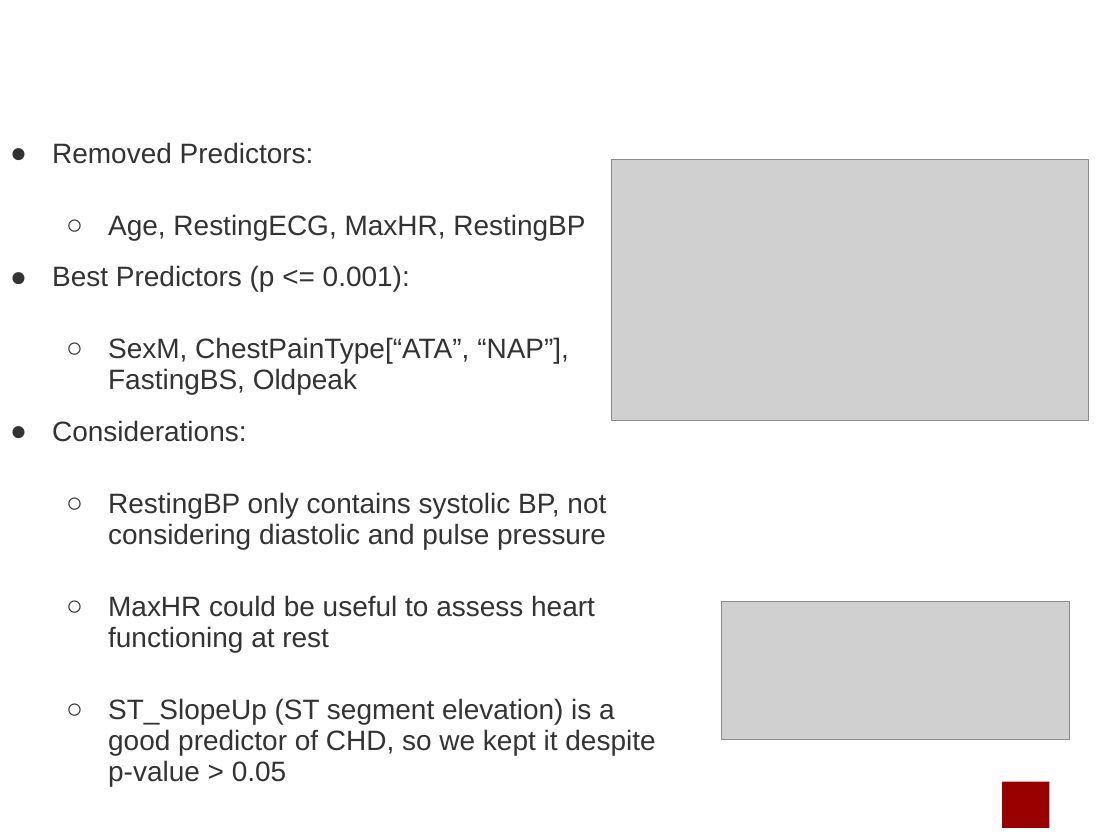
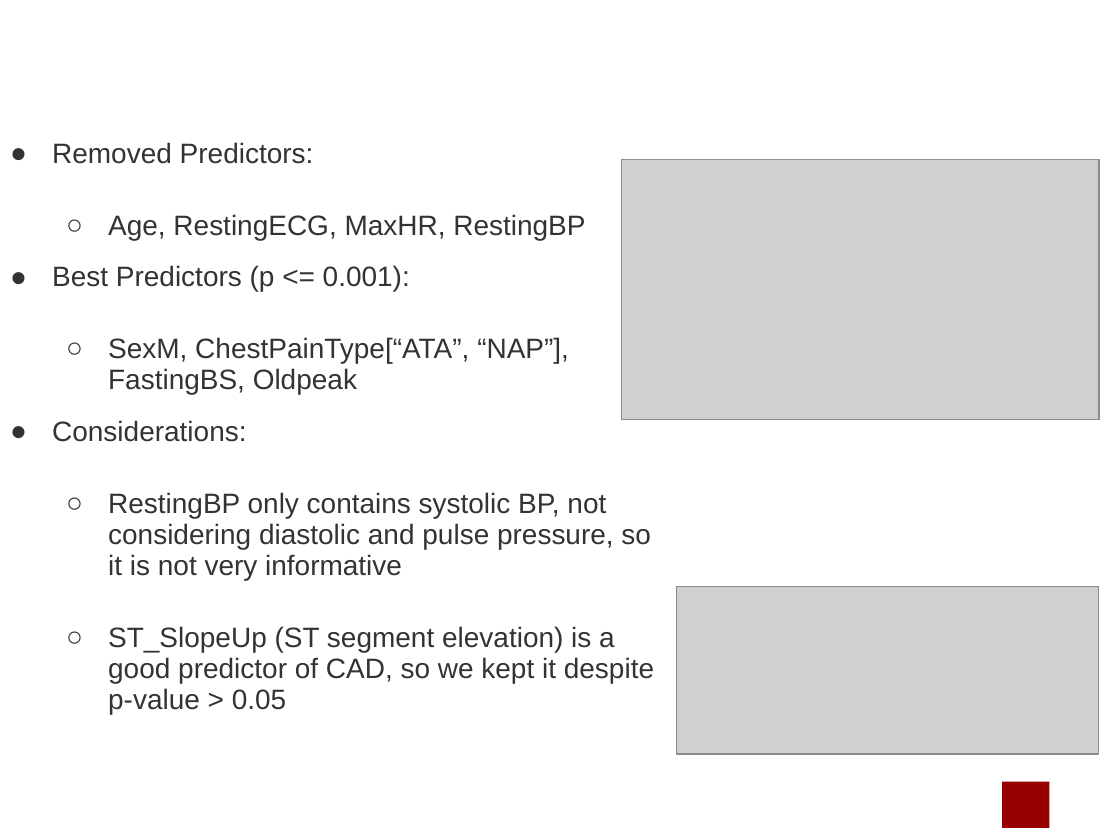
Before and after one commit to marcouderzo/CoronaryHeartDisease-Prediction, a slide deck: slide 11 of slides.pptx. Drawn at 1120x840 pixels with LibreOffice and Linux fonts; fonts in the diff are those of the drawing; grey boxes stand for pictures; background and template pictures are left out. Boxes give left, top, right and bottom in pixels: in the first picture for what was removed or moved away, otherwise in the second. Text is boxed around its words. In the diff, an @@ line names an element or a change of style, - is before the commit and + after.

```diff
--- a/slides.pptx
+++ b/slides.pptx
@@ picture: place and size @@
-picture at (612,160,1089,421)
+picture at (622,159,1099,420)
@@ text at (108,492,654,710): text changed @@
-  ○ RestingBP only contains systolic BP, not considering diastolic and pulse pressure
-  ○ MaxHR could be useful to assess heart functioning at rest
-  ○ ST_SlopeUp (ST segment elevation) is a good predictor of CHD, so we kept it despite p-value > 0.05
+  ○ RestingBP only contains systolic BP, not considering diastolic and pulse pressure, so it is not very informative
+  ○ ST_SlopeUp (ST segment elevation) is a good predictor of CAD, so we kept it despite p-value > 0.05
@@ picture: place and size @@
-picture at (721,601,1070,739)
+picture at (676,587,1099,754)
```
Also in this commit, not shown: 3 other slides changed, 2 other files.
